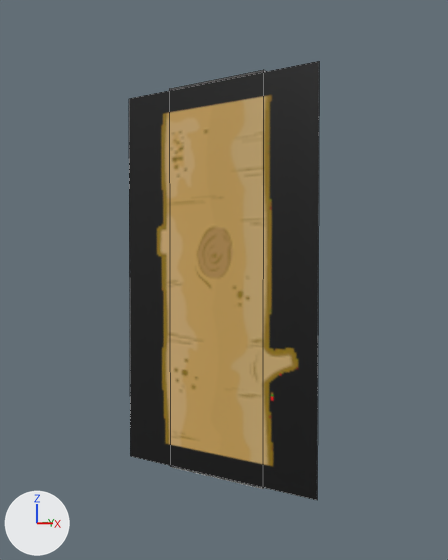
The Blender file Content/PuffBOMB/3D/Mountain/MedLogV1.blend, before and after one commit.
One viewpoint serves both versions: a camera (50 mm lens) standing at (12.08, -13.8, 5.6) and looking at (2.7, 0.03, 5.1). The lights are fixed; the arrows at lower left show +X, +Y and +Z. Mesh edges are drawn as thin lines.

The older version as bpy lines, for what is in view:
```python
me_plane = bpy.data.meshes.new('Plane')
me_plane.from_pydata(...)  # 4 vertices, 1 face; spans x 0.0..1.73, y 0.0..1.0, z 0.2
me_plane.materials.append(mat_medlog1_png)  # picture img_medlog1_png
ob_plane = bpy.data.objects.new('Plane', me_plane)
ob_plane.location = (5.85, 0.4, 0.05)
ob_plane.rotation_euler = (1.571, -1.571, 0.0)  # degrees (90, -90, 0)
ob_plane.scale = (5.83, 5.83, 5.83)
```
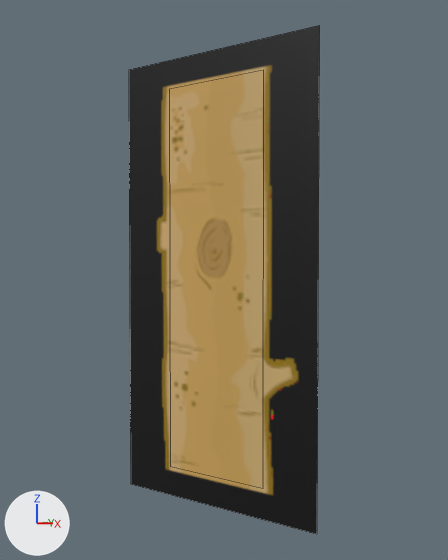
Pixel boxes [x1, y1, x2, y2] of what changed, in the pictures (448 x 560 px):
'Plane', reshaped (16% taller)
    before: [129, 61, 319, 500]
    after: [129, 26, 319, 534]

What the commit changed:
me_plane has 4 vertices, 1 face and spans x 0.0..1.73, y 0.0..1.0, z 0.2.
me_plane is used by ob_plane; location (5.85, 0.4, 0.05); rotation (1.571, -1.571, 0.0), in degrees (90, -90, 0); scale (5.83, 5.83, 5.83).
Part 1, on me_plane:
Vertex 0 of me_plane moves from (1.73, 1.0, 0.2) at pixel (128, 98) to (1.87, 1.0, 0.2) at pixel (128, 69).
Vertex 1 of me_plane moves from (1.73, 0.0, 0.2) at pixel (319, 61) to (1.87, 0.0, 0.2) at pixel (319, 25).
Vertex 2 of me_plane moves from (0.0, 0.0, 0.2) at pixel (317, 500) to (-0.14, 0.0, 0.2) at pixel (316, 534).
Vertex 3 of me_plane moves from (0.0, 1.0, 0.2) at pixel (130, 456) to (-0.14, 1.0, 0.2) at pixel (130, 484).
